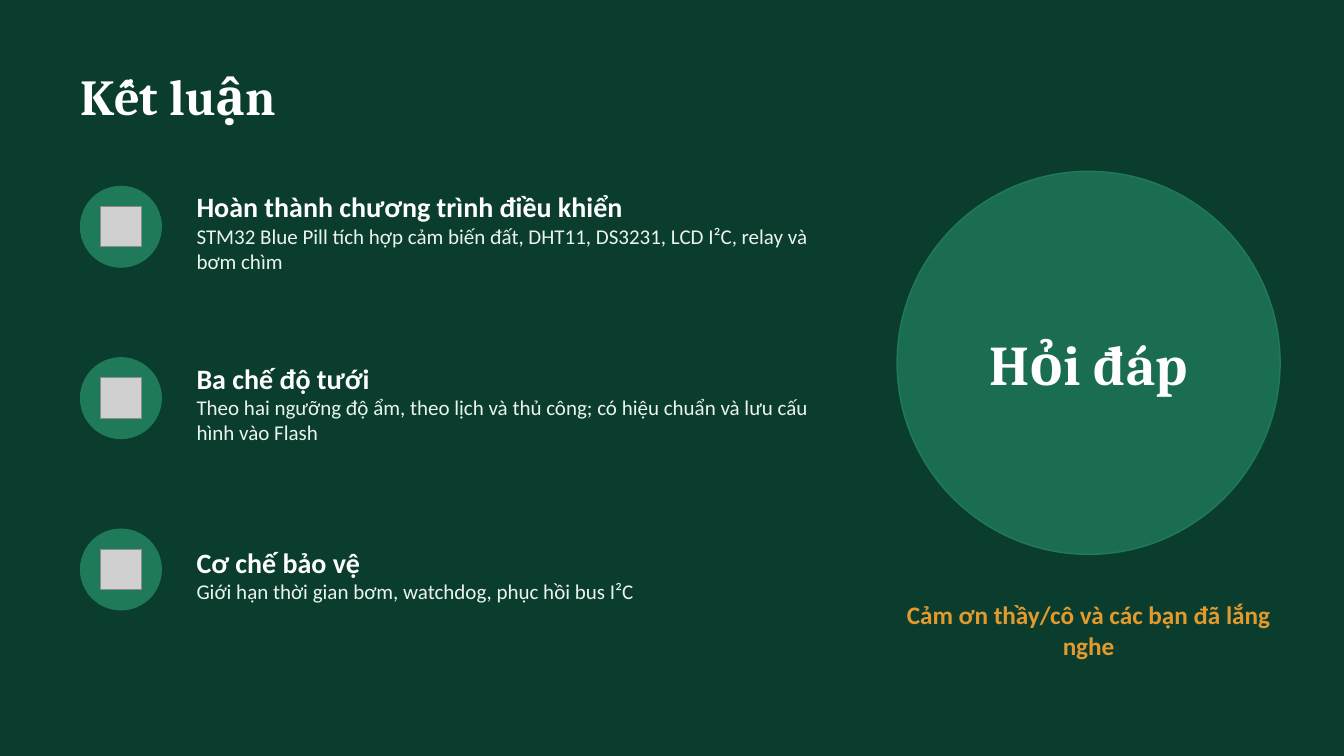
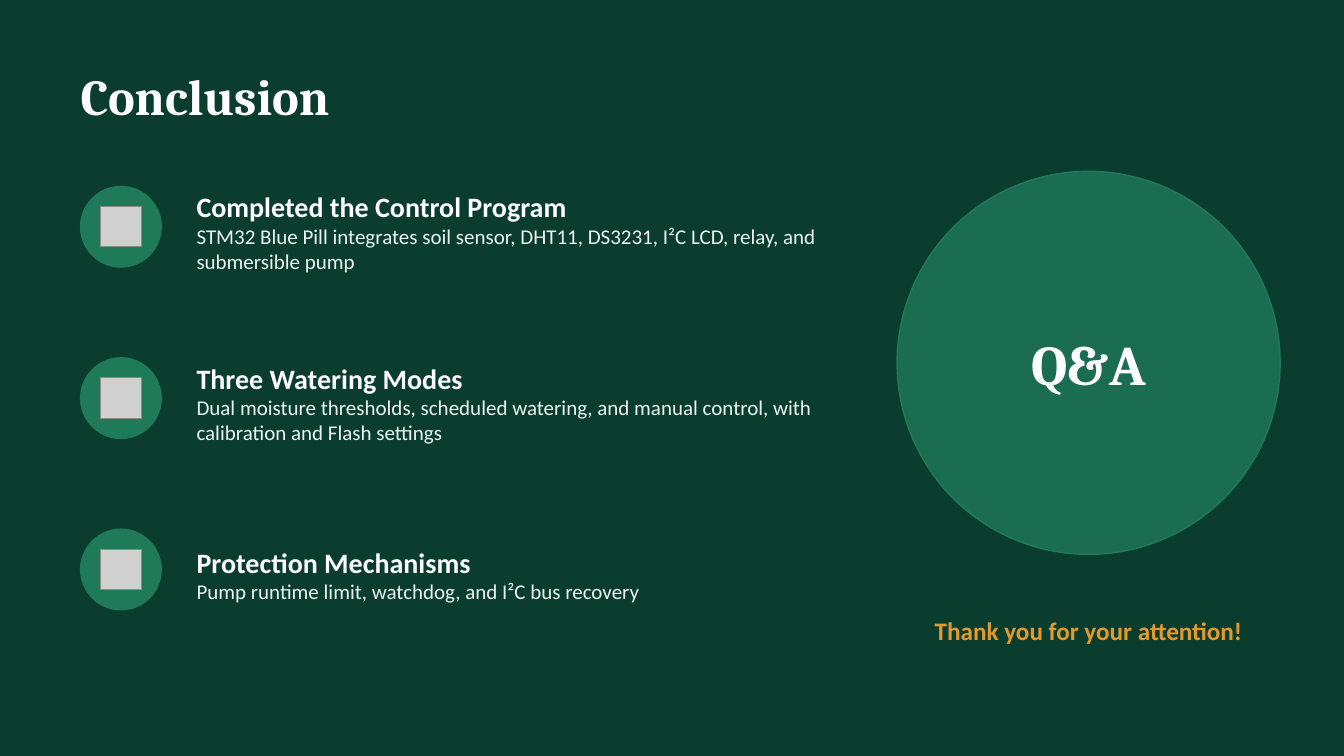
Before and after one commit to vukhangdeeptry/Automatic-Plant-Watering-System-using-STM32-Blue-Pill, a slide deck: slide 19 of Documentation/Slide_FinalThuyetTrinh_TuoiCay_STM32.pptx. Drawn at 1344x756 pixels with LibreOffice and Linux fonts; fonts in the diff are those of the drawing; grey boxes stand for pictures. Boxes give left, top, right and bottom in pixels: in the first picture for what was removed or moved away, otherwise in the second. Text is boxed around its words. In the diff, an @@ line names an element or a change of style, - is before the commit and + after.

```diff
--- a/Documentation/Slide_FinalThuyetTrinh_TuoiCay_STM32.pptx
+++ b/Documentation/Slide_FinalThuyetTrinh_TuoiCay_STM32.pptx
@@ title at bbox=[81, 80, 330, 116]: text changed @@
-Kết luận
+Conclusion
@@ text at bbox=[197, 197, 815, 273]: text changed @@
-Hoàn thành chương trình điều khiển
-STM32 Blue Pill tích hợp cảm biến đất, DHT11, DS3231, LCD I²C, relay và bơm chìm
+Completed the Control Program
+STM32 Blue Pill integrates soil sensor, DHT11, DS3231, I²C LCD, relay, and submersible pump
@@ text at bbox=[1032, 346, 1146, 395]: text changed @@
-Hỏi đáp
+Q&A
@@ text at bbox=[197, 369, 811, 444]: text changed @@
-Ba chế độ tưới
-Theo hai ngưỡng độ ẩm, theo lịch và thủ công; có hiệu chuẩn và lưu cấu hình vào Flash
+Three Watering Modes
+Dual moisture thresholds, scheduled watering, and manual control, with calibration and Flash settings
@@ text at bbox=[197, 553, 639, 603]: text changed @@
-Cơ chế bảo vệ
-Giới hạn thời gian bơm, watchdog, phục hồi bus I²C
+Protection Mechanisms
+Pump runtime limit, watchdog, and I²C bus recovery
@@ text at bbox=[935, 622, 1242, 644]: text changed @@
-Cảm ơn thầy/cô và các bạn đã lắng nghe
+Thank you for your attention!
```
Also in this commit, not shown: 17 other slides changed, 1 slide added, 1 slide removed.
